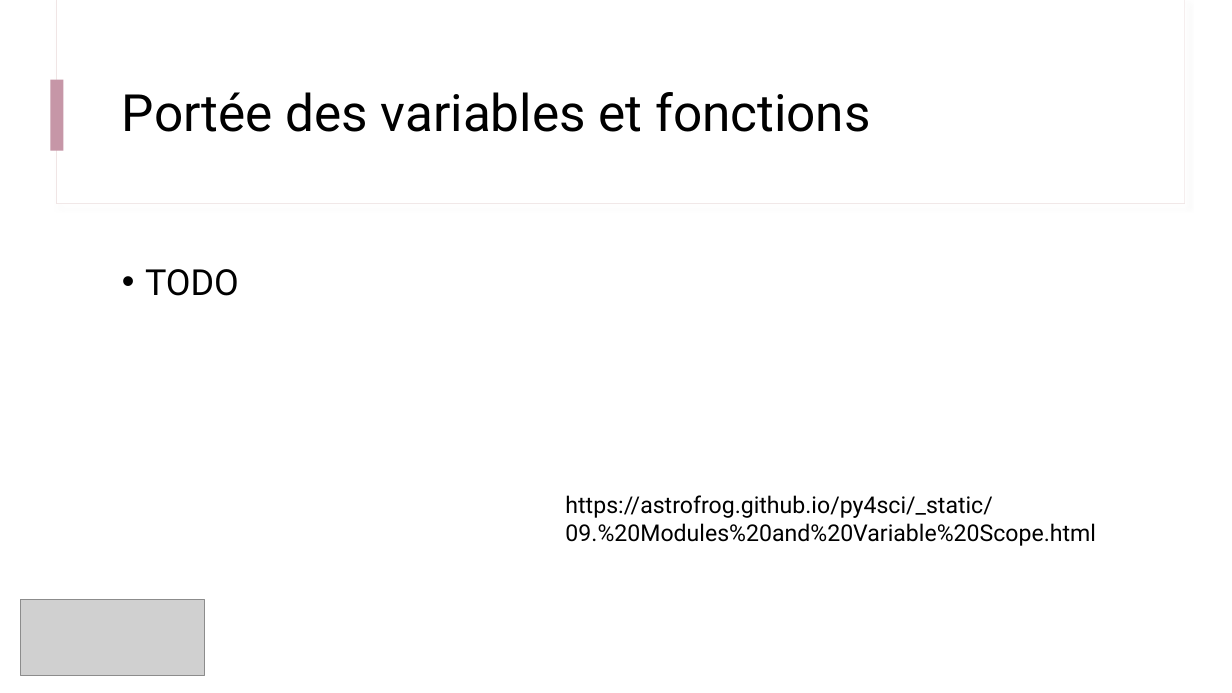
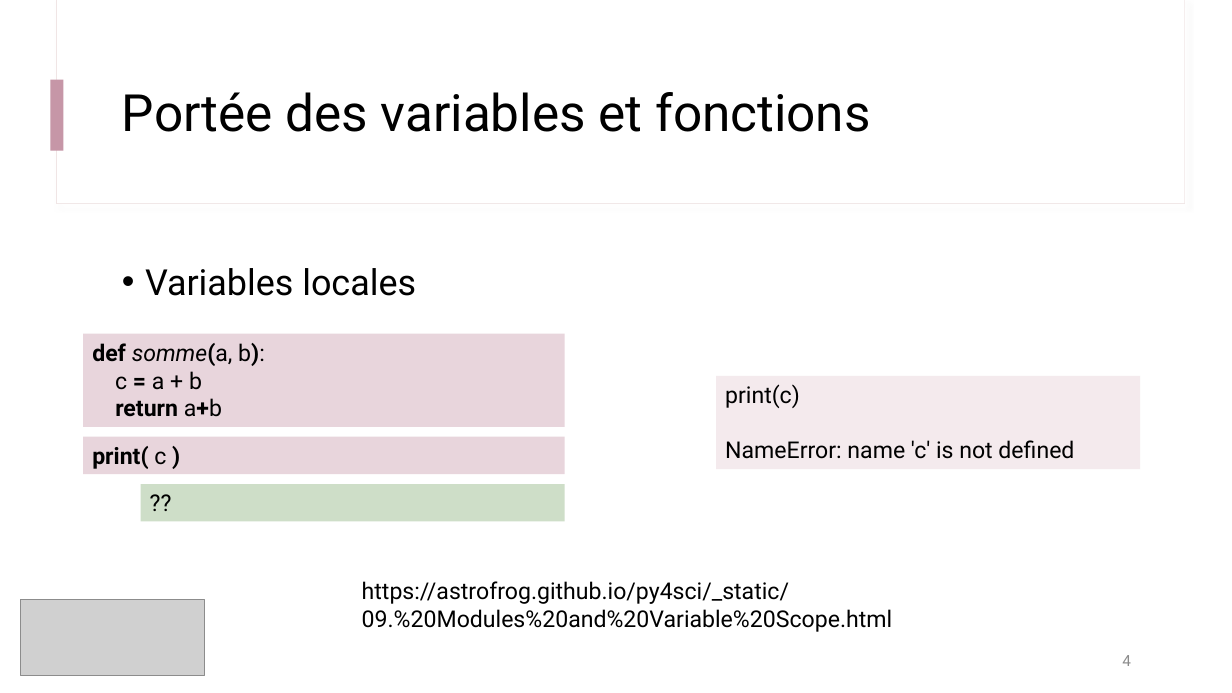
Before and after one commit to IOGS-Digital-Methods/semester-5, a slide deck: slide 4 of s5_outils_numeriques/b1_outils_numeriques/seance1_demistifier_python/B1_2_Fonctions_Modules.pptx (slide 3 before the commit). Drawn at 1232x693 pixels with LibreOffice and Linux fonts; fonts in the diff are those of the drawing; grey boxes stand for pictures. Boxes give left, top, right and bottom in pixels: in the first picture for what was removed or moved away, otherwise in the second. Text is boxed around its words. In the diff, an @@ line names an element or a change of style, - is before the commit and + after.

```diff
--- a/s5_outils_numeriques/b1_outils_numeriques/seance1_demistifier_python/B1_2_Fonctions_Modules.pptx
+++ b/s5_outils_numeriques/b1_outils_numeriques/seance1_demistifier_python/B1_2_Fonctions_Modules.pptx
@@ text at <box>145,268,416,296</box>: text changed @@
-• TODO
+• Variables locales
@@ rectangle added at <box>83,334,565,427</box>, fill #E8D5DC, 18 pt, text #000000 @@
+def somme(a, b):
+c = a + b
+return a+b
@@ rectangle added at <box>716,376,1141,470</box>, fill #F4EAED, 18 pt, text #000000 @@
+print(c)
+NameError: name 'c' is not defined
@@ rectangle added at <box>83,437,565,474</box>, fill #E8D5DC, 18 pt, text #000000, bold @@
+print( c )
@@ rectangle added at <box>140,484,565,521</box>, fill #CEDEC8, 18 pt, text #000000 @@
+??
@@ text "https://astrofrog.github.io/py4sci/_static/09.%20Modules%20a ...": place and size @@
-text "https://astrofrog.github.io/py4sci/_static/09.%20Modules%20a ..." at <box>565,495,1096,546</box>
+text "https://astrofrog.github.io/py4sci/_static/09.%20Modules%20a ..." at <box>362,581,893,632</box>
@@ page number added at <box>1122,655,1131,666</box>, 12 pt, text #8C8C8C @@
+4
```
Also in this commit, not shown: 2 other slides changed, 8 slides added, 45 other files.
